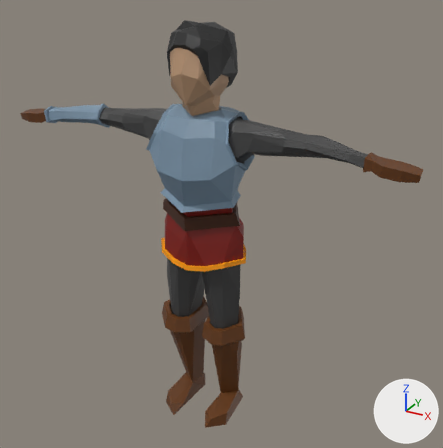
Two versions of the FBX model Assets/Meshes/character/player_model.fbx, one commit apart.
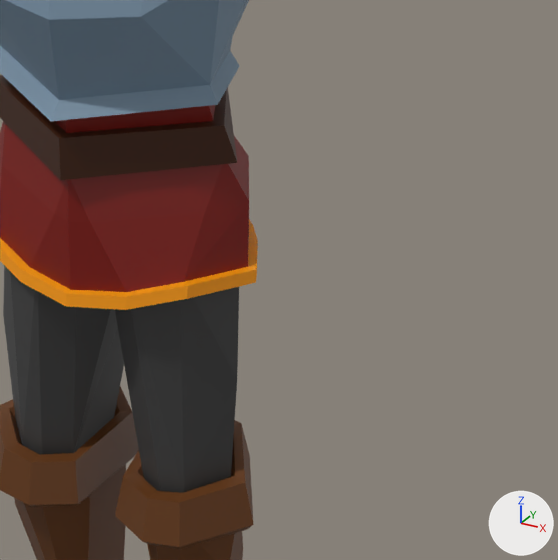
There are two pictures of each version: one whole from a camera (50 mm lens) standing at (9.27, -15.64, 15.26) and looking at (0.56, 0.2, 7.34), one close up on the part from 37% to 77% of the width and 39% to 78% of the height. The lights are fixed; the arrows at lower right show +X, +Y and +Z. Where no turn or scale is listed for an object, it has been applied to the vertices.

Objects in the first close-up: 'player'.
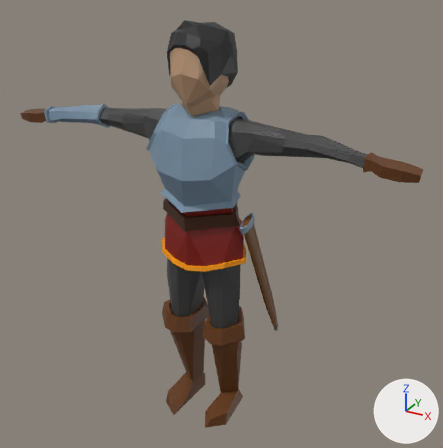
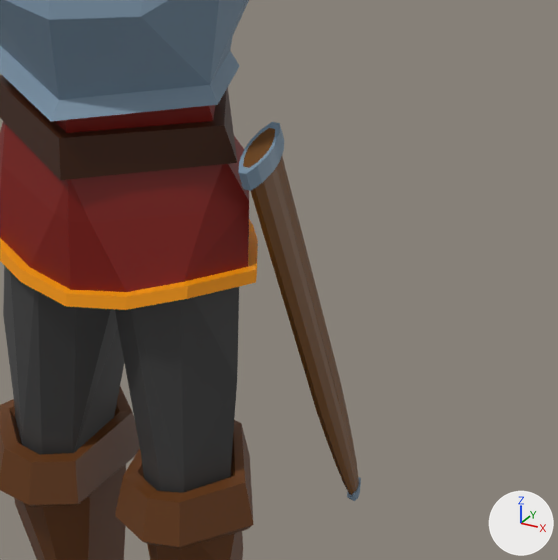
Pixel boxes (x1, y1, x2, y2) of what changed, in the close-ups (558 x 560 px):
'player', reshaped: before (0, 0, 258, 560); after (0, 0, 361, 560)
part 1 of me_icosphere_005, added (brown): after (238, 122, 361, 501)
part 2 of me_icosphere_005, built on: (3, 267, 237, 493) in both

What changed in the scene script:
```text
Add mat_material_007:
    mat_material_007 = principled_material('Material.007')
    mat_material_007.texture = img_colorpalette_png
Change me_icosphere_005:
    used by ob_player; location = (0.02, 0.2, 12.61)
    remove me_icosphere_005.from_pydata(...)  # 733 vertices, 865 faces; spans x -6.67..6.67, y -1.5..1.06, z -12.46..0.95
    add me_icosphere_005.from_pydata(...)  # 914 vertices, 1001 faces; spans x -6.67..6.67, y -2.86..1.78, z -12.46..0.95
    me_icosphere_005 part 1: a new loose piece of 144 vertices spanning x 1.54..1.95, y -0.8..1.78, z -9.86..-4.61, in mat_material_007 (picture img_colorpalette_png)
    me_icosphere_005 part 2
    14 faces are deleted
    12 vertices are added at x -1.34..1.34, y -0.75..-0.32, z -8.45..-8.4
    24 new faces join them, mat_material_010 (picture img_colorpalette_png)
    add me_icosphere_005.materials.append(mat_material_007)  # picture img_colorpalette_png
```
